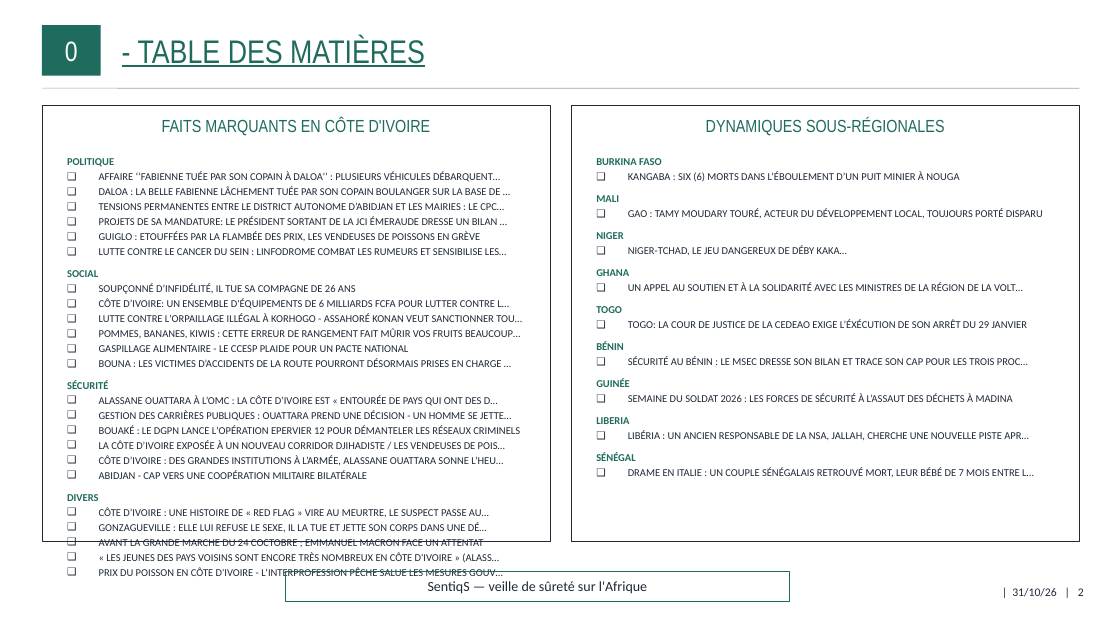
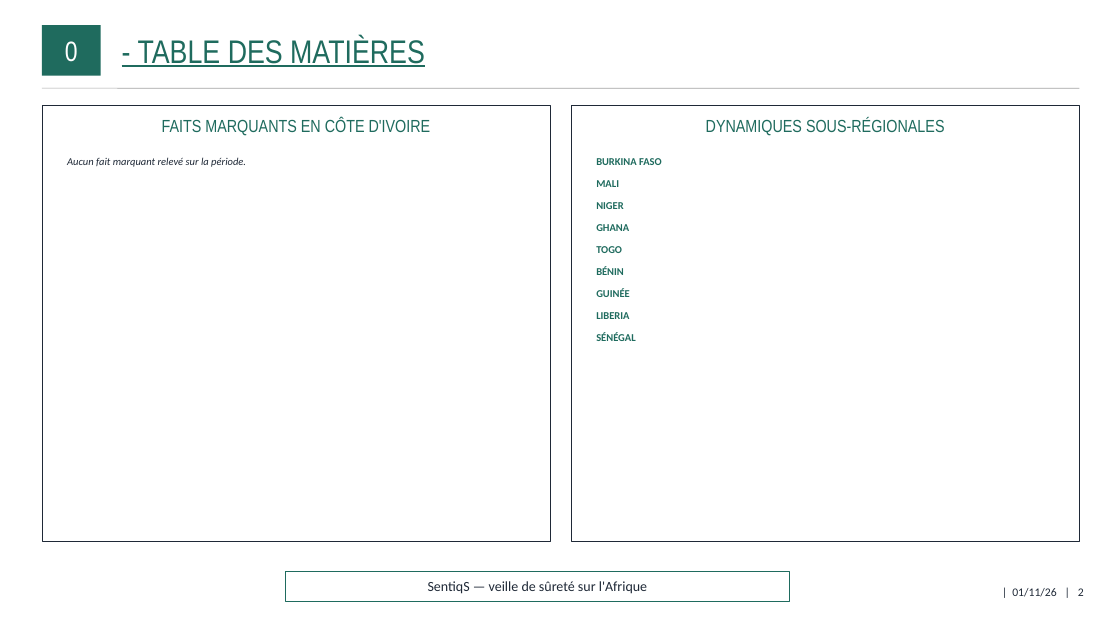
Before and after one commit to ytl1-ops/SentiqS, a slide deck: slide 2 of web/rapports/mensuel/dernier.pptx. Drawn at 1120x630 pixels with LibreOffice and Linux fonts; fonts in the diff are those of the drawing. Boxes give left, top, right and bottom in pixels: in the first picture for what was removed or moved away, otherwise in the second. Text is boxed around its words. In the diff, an @@ line names an element or a change of style, - is before the commit and + after.

```diff
--- a/web/rapports/mensuel/dernier.pptx
+++ b/web/rapports/mensuel/dernier.pptx
@@ text at (x1=67, y1=157, x2=246, y2=167): text changed; italic on @@
-POLITIQUE
-❑ AFFAIRE ‘’FABIENNE TUÉE PAR SON COPAIN À DALOA’’ : PLUSIEURS VÉHICULES DÉBARQUENT…
-❑ DALOA : LA BELLE FABIENNE LÂCHEMENT TUÉE PAR SON COPAIN BOULANGER SUR LA BASE DE …
-❑ TENSIONS PERMANENTES ENTRE LE DISTRICT AUTONOME D’ABIDJAN ET LES MAIRIES : LE CPC…
-❑ PROJETS DE SA MANDATURE: LE PRÉSIDENT SORTANT DE LA JCI ÉMERAUDE DRESSE UN BILAN …
-❑ GUIGLO : ETOUFFÉES PAR LA FLAMBÉE DES PRIX, LES VENDEUSES DE POISSONS EN GRÈVE
-❑ LUTTE CONTRE LE CANCER DU SEIN : LINFODROME COMBAT LES RUMEURS ET SENSIBILISE LES…
-SOCIAL
-❑ SOUPÇONNÉ D’INFIDÉLITÉ, IL TUE SA COMPAGNE DE 26 ANS
-❑ CÔTE D’IVOIRE: UN ENSEMBLE D'ÉQUIPEMENTS DE 6 MILLIARDS FCFA POUR LUTTER CONTRE L…
-❑ LUTTE CONTRE L'ORPAILLAGE ILLÉGAL À KORHOGO - ASSAHORÉ KONAN VEUT SANCTIONNER TOU…
-❑ POMMES, BANANES, KIWIS : CETTE ERREUR DE RANGEMENT FAIT MÛRIR VOS FRUITS BEAUCOUP…
-❑ GASPILLAGE ALIMENTAIRE - LE CCESP PLAIDE POUR UN PACTE NATIONAL
-❑ BOUNA : LES VICTIMES D’ACCIDENTS DE LA ROUTE POURRONT DÉSORMAIS PRISES EN CHARGE …
-SÉCURITÉ
-❑ ALASSANE OUATTARA À L’OMC : LA CÔTE D’IVOIRE EST « ENTOURÉE DE PAYS QUI ONT DES D…
-❑ GESTION DES CARRIÈRES PUBLIQUES : OUATTARA PREND UNE DÉCISION - UN HOMME SE JETTE…
-❑ BOUAKÉ : LE DGPN LANCE L'OPÉRATION EPERVIER 12 POUR DÉMANTELER LES RÉSEAUX CRIMINELS
-❑ LA CÔTE D’IVOIRE EXPOSÉE À UN NOUVEAU CORRIDOR DJIHADISTE / LES VENDEUSES DE POIS…
-❑ CÔTE D’IVOIRE : DES GRANDES INSTITUTIONS À L’ARMÉE, ALASSANE OUATTARA SONNE L’HEU…
-❑ ABIDJAN - CAP VERS UNE COOPÉRATION MILITAIRE BILATÉRALE
-DIVERS
-❑ CÔTE D’IVOIRE : UNE HISTOIRE DE « RED FLAG » VIRE AU MEURTRE, LE SUSPECT PASSE AU…
-❑ GONZAGUEVILLE : ELLE LUI REFUSE LE SEXE, IL LA TUE ET JETTE SON CORPS DANS UNE DÉ…
-❑ AVANT LA GRANDE MARCHE DU 24 COCTOBRE ; EMMANUEL MACRON FACE UN ATTENTAT
-❑ « LES JEUNES DES PAYS VOISINS SONT ENCORE TRÈS NOMBREUX EN CÔTE D'IVOIRE » (ALASS…
-❑ PRIX DU POISSON EN CÔTE D'IVOIRE - L'INTERPROFESSION PÊCHE SALUE LES MESURES GOUV…
+Aucun fait marquant relevé sur la période.
@@ text at (x1=596, y1=158, x2=662, y2=341): paragraph removed @@
-❑ UN APPEL AU SOUTIEN ET À LA SOLIDARITÉ AVEC LES MINISTRES DE LA RÉGION DE LA VOLT…
@@ text at (x1=596, y1=158, x2=662, y2=341): paragraph removed @@
-❑ SEMAINE DU SOLDAT 2026 : LES FORCES DE SÉCURITÉ À L’ASSAUT DES DÉCHETS À MADINA
@@ text at (x1=628, y1=172, x2=959, y2=182): paragraph removed @@
-❑ KANGABA : SIX (6) MORTS DANS L’ÉBOULEMENT D’UN PUIT MINIER À NOUGA
@@ text at (x1=628, y1=209, x2=1043, y2=218): paragraph removed @@
-❑ GAO : TAMY MOUDARY TOURÉ, ACTEUR DU DÉVELOPPEMENT LOCAL, TOUJOURS PORTÉ DISPARU
@@ text at (x1=628, y1=246, x2=847, y2=255): paragraph removed @@
-❑ NIGER-TCHAD, LE JEU DANGEREUX DE DÉBY KAKA…
@@ text at (x1=628, y1=320, x2=1027, y2=328): paragraph removed @@
-❑ TOGO: LA COUR DE JUSTICE DE LA CEDEAO EXIGE L’ÉXÉCUTION DE SON ARRÊT DU 29 JANVIER
@@ text at (x1=628, y1=357, x2=1028, y2=365): paragraph removed @@
-❑ SÉCURITÉ AU BÉNIN : LE MSEC DRESSE SON BILAN ET TRACE SON CAP POUR LES TROIS PROC…
@@ text at (x1=628, y1=431, x2=1028, y2=440): paragraph removed @@
-❑ LIBÉRIA : UN ANCIEN RESPONSABLE DE LA NSA, JALLAH, CHERCHE UNE NOUVELLE PISTE APR…
@@ text at (x1=628, y1=468, x2=1034, y2=477): paragraph removed @@
-❑ DRAME EN ITALIE : UN COUPLE SÉNÉGALAIS RETROUVÉ MORT, LEUR BÉBÉ DE 7 MOIS ENTRE L…
@@ text at (x1=1012, y1=588, x2=1084, y2=597): text changed @@
-| 31/10/26 | 2
+| 01/11/26 | 2
```
Also in this commit, not shown: 13 other slides changed, 28 slides removed, 14 other files.
